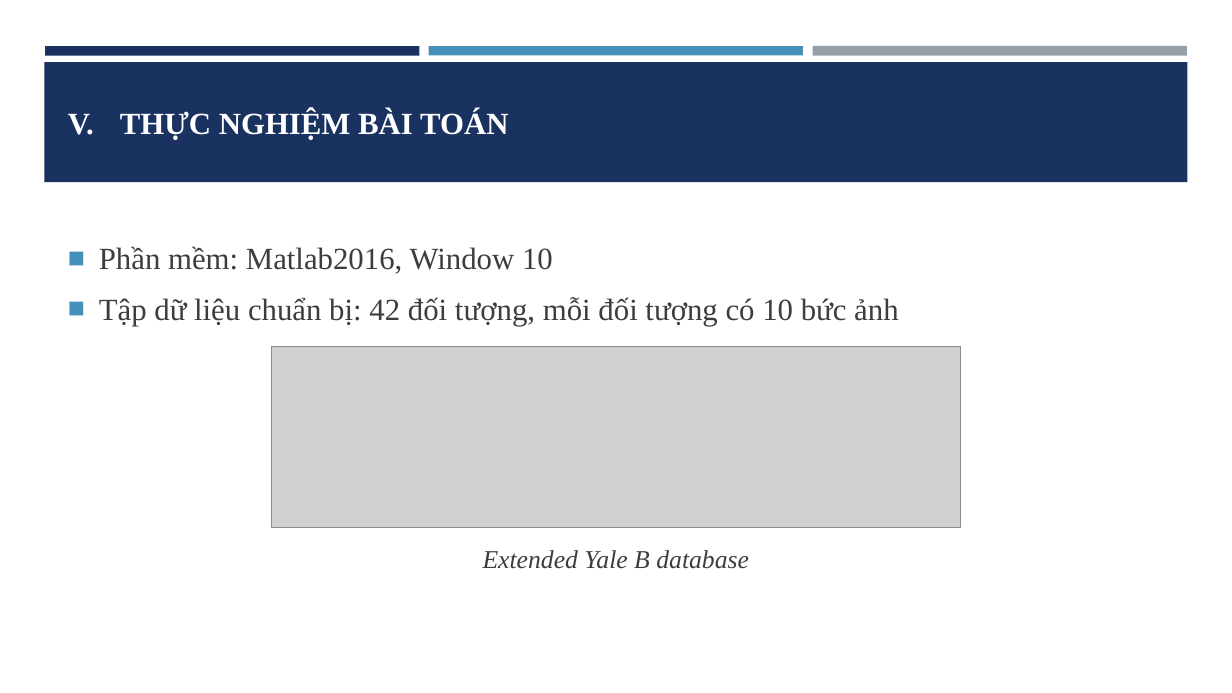
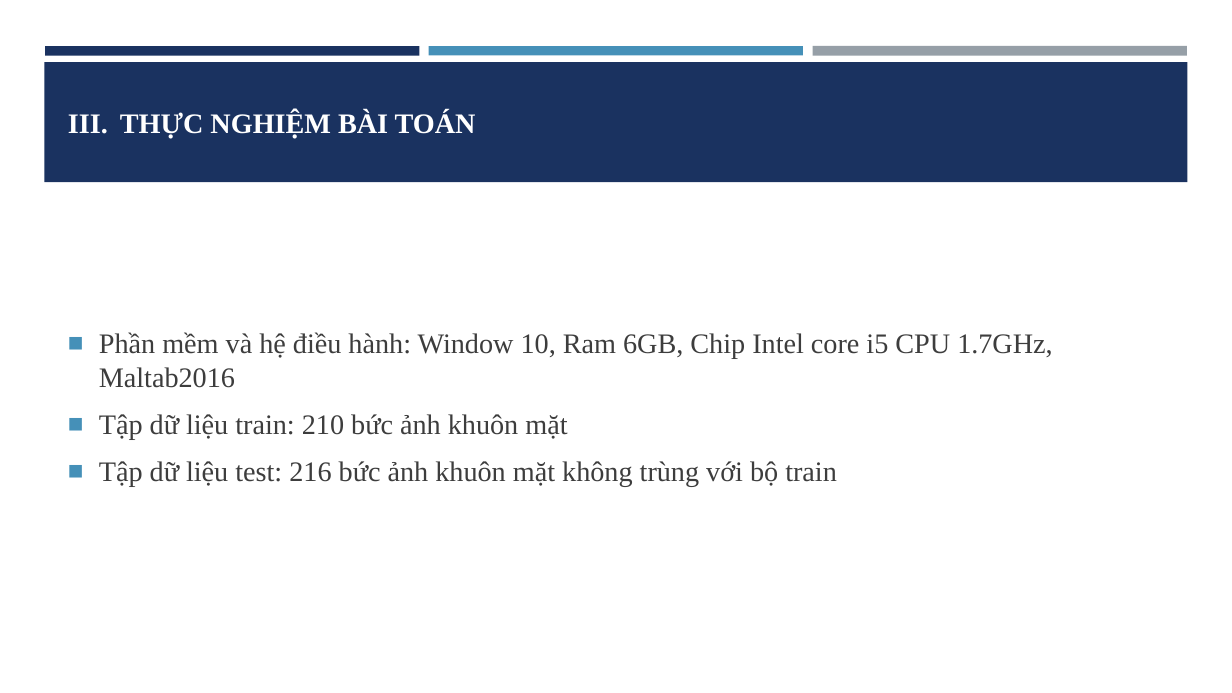
Before and after one commit to khactoan/Face-recognition-tool, a slide deck: slide 14 of Documents/Sparse representation-DangKhacToan.pptx. Drawn at 1232x693 pixels with LibreOffice and Linux fonts; fonts in the diff are those of the drawing; grey boxes stand for pictures. Boxes give left, top, right and bottom in pixels: in the first picture for what was removed or moved away, otherwise in the second. Text is boxed around its words. In the diff, an @@ line names an element or a change of style, - is before the commit and + after.

Commit message:
Edit slide ver 1

```diff
--- a/Documents/Sparse representation-DangKhacToan.pptx
+++ b/Documents/Sparse representation-DangKhacToan.pptx
@@ title "THỰC NGHIỆM BÀI TOÁN" at box(120, 111, 476, 138): size 24 to 22 pt @@
@@ text at box(99, 332, 1052, 486): text changed; size 24 to 22 pt @@
-■ Phần mềm: Matlab2016, Window 10
-■ Tập dữ liệu chuẩn bị: 42 đối tượng, mỗi đối tượng có 10 bức ảnh
-Extended Yale B database
+■ Phần mềm và hệ điều hành: Window 10, Ram 6GB, Chip Intel core i5 CPU 1.7GHz, Maltab2016
+■ Tập dữ liệu train: 210 bức ảnh khuôn mặt
+■ Tập dữ liệu test: 216 bức ảnh khuôn mặt không trùng với bộ train
@@ picture removed at box(272, 347, 961, 528) @@
```
Also in this commit, not shown: 2 other slides changed, 6 slides added, 1 slide removed.
